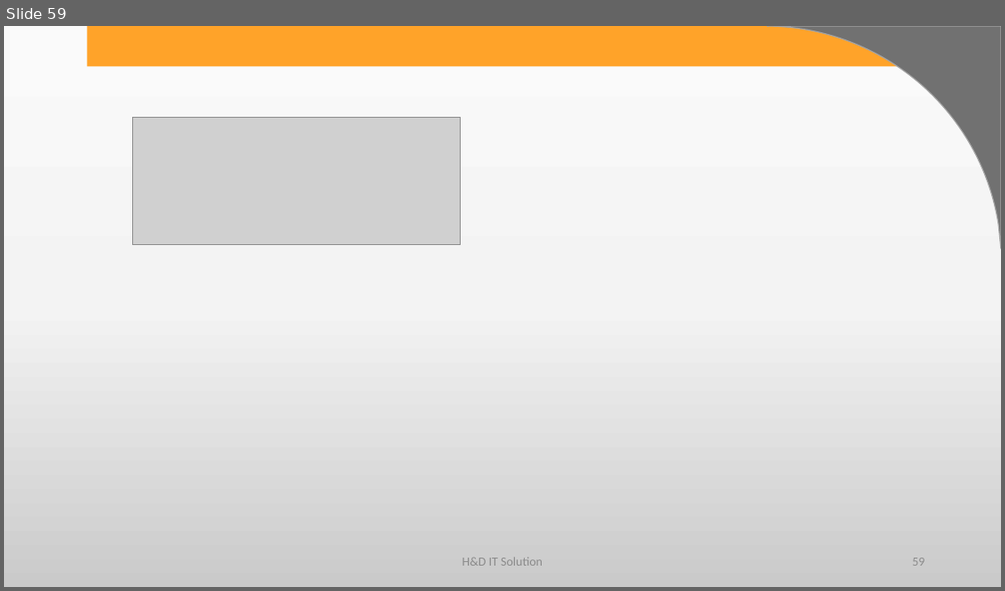
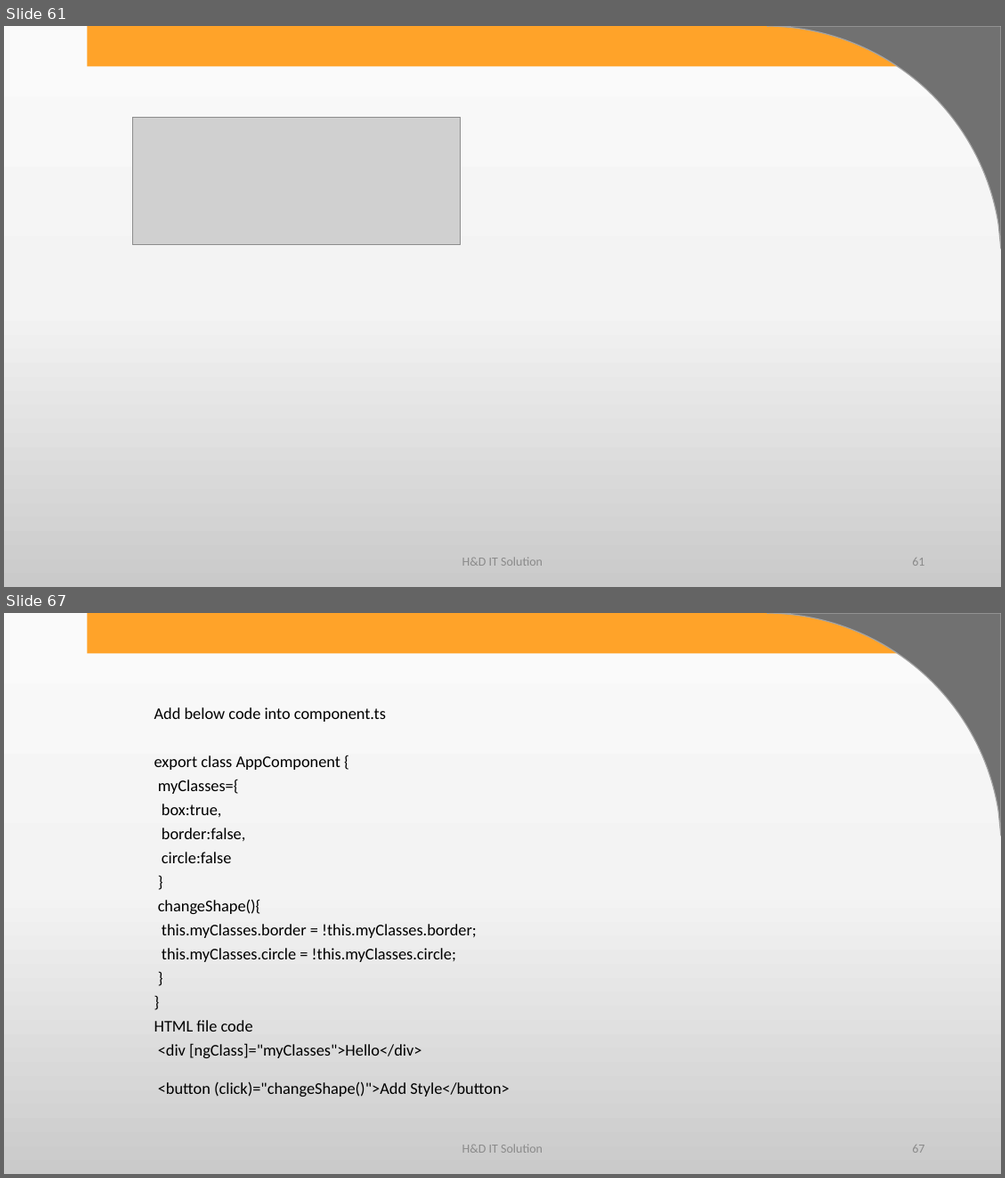
Before and after one commit to harshadasawant/infiniteAngular, a slide deck: ppt/ANGULAR.pptx. Shown one above the other, each under a label of ours: slide 59 before the commit, slides 61 and 67 after it; the slides between them are not shown. The pictures are 1005x591 and 1005x1178 pixels, drawn with LibreOffice and Linux fonts; fonts in the diff are those of the drawing; grey boxes stand for pictures; background and template pictures are left out. Boxes give left, top, right and bottom in pixels: in the first picture for what was removed or moved away, otherwise in the second. Text is boxed around its words. In the diff, an @@ line names an element or a change of style, - is before the commit and + after.

```diff
--- a/ppt/ANGULAR.pptx
+++ b/ppt/ANGULAR.pptx
@@ slide 67 added at (4,613,1001,1174), background gradient #FBFBFB to #F4F4F4 to #CBCBCB; not listed: 2 template elements that a slide beside it also shows @@
@@ subtitle added at (154,707,509,1096), 15.7 pt, text #000000 @@
+Add below code into component.ts
+export class AppComponent {
+myClasses={
+box:true,
+border:false,
+circle:false
+}
+changeShape(){
+this.myClasses.border = !this.myClasses.border;
+this.myClasses.circle = !this.myClasses.circle;
+}
+}
+HTML file code
+<div [ngClass]="myClasses">Hello</div>
+<button (click)="changeShape()">Add Style</button>
@@ text added at (462,1143,542,1152), 12 pt, text #8C8C8C @@
+H&D IT Solution
@@ page number added at (912,1144,924,1152), 12 pt, text #8C8C8C @@
+67
@@ what was slide 59 is now slide 61 @@
@@ page number at (912,557,924,565): text changed @@
-59
+61
```
Also in this commit, not shown: 8 other slides added, 12 other files.
